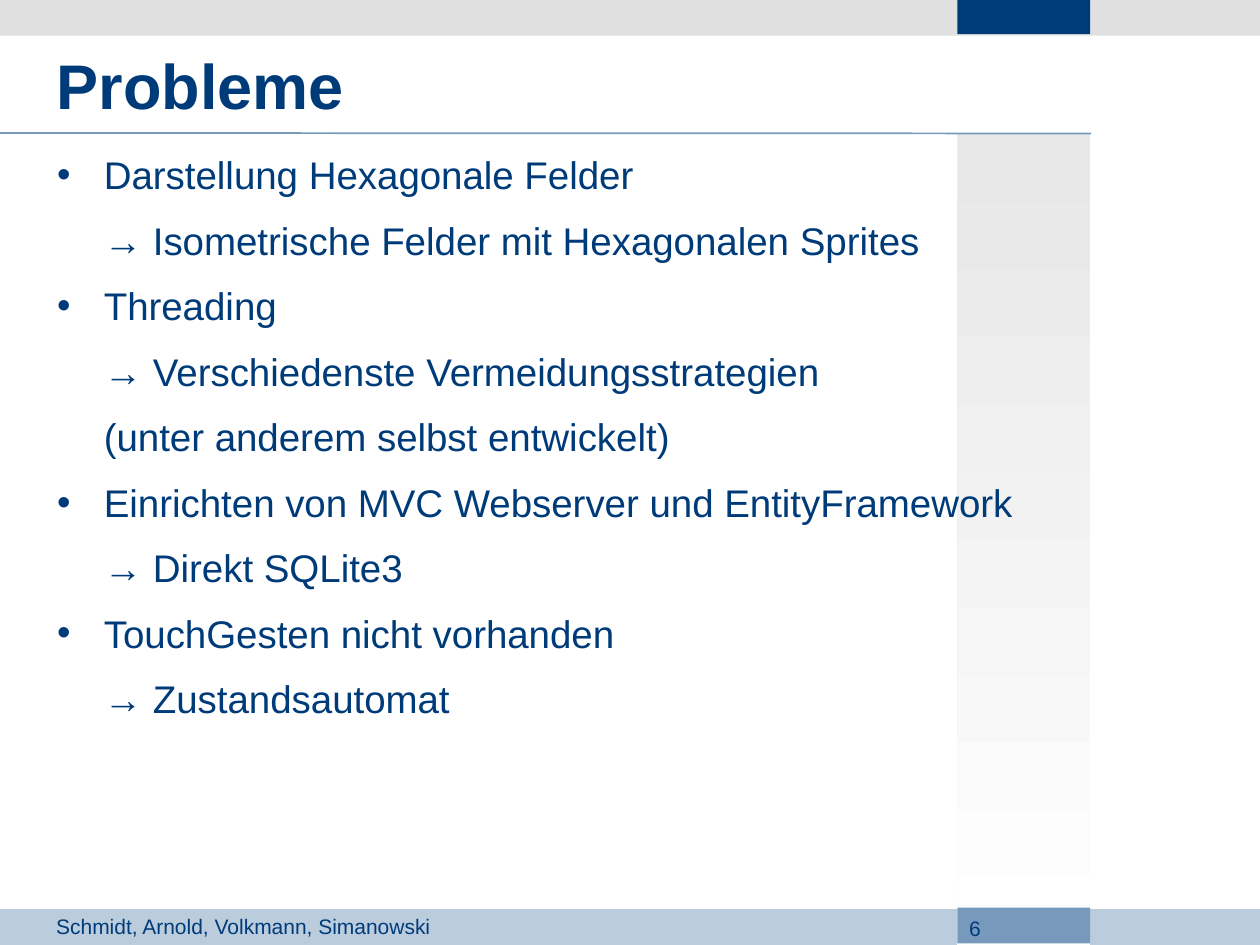
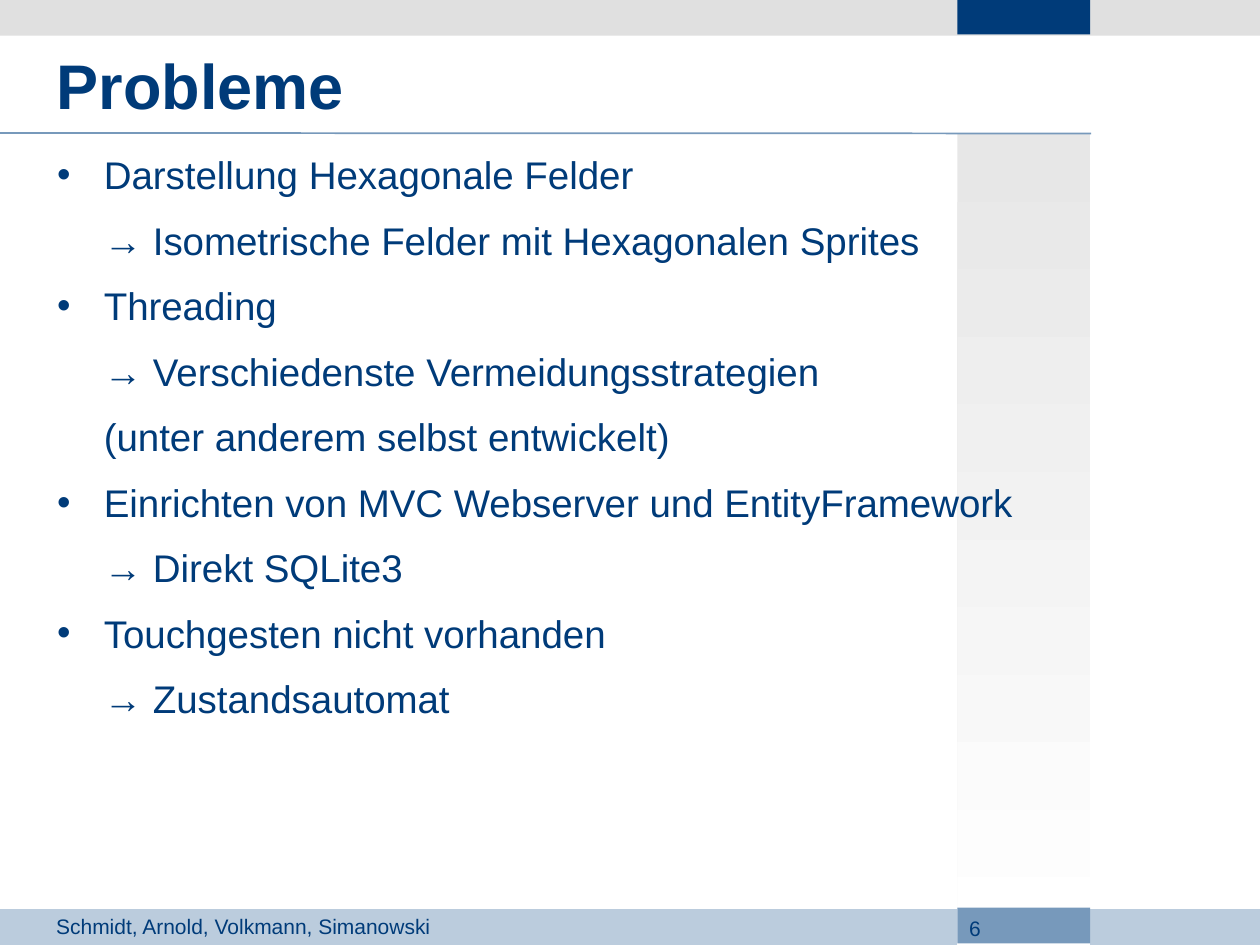
Before and after one commit to Lopt/ascendancy, a slide deck: slide 6 of docs/Projektdefinition/3_Presentation.odp. Drawn at 1260x945 pixels with LibreOffice and Linux fonts; fonts in the diff are those of the drawing; background and template pictures are left out. Boxes give left, top, right and bottom in pixels: in the first picture for what was removed or moved away, otherwise in the second. Text is boxed around its words. In the diff, an @@ line names an element or a change of style, - is before the commit and + after.

```diff
--- a/docs/Projektdefinition/3_Presentation.odp
+++ b/docs/Projektdefinition/3_Presentation.odp
@@ text at [104, 620, 606, 655]: text changed @@
-• TouchGesten nicht vorhanden
+• Touchgesten nicht vorhanden
```
Also in this commit, not shown: 3 other slides changed.
